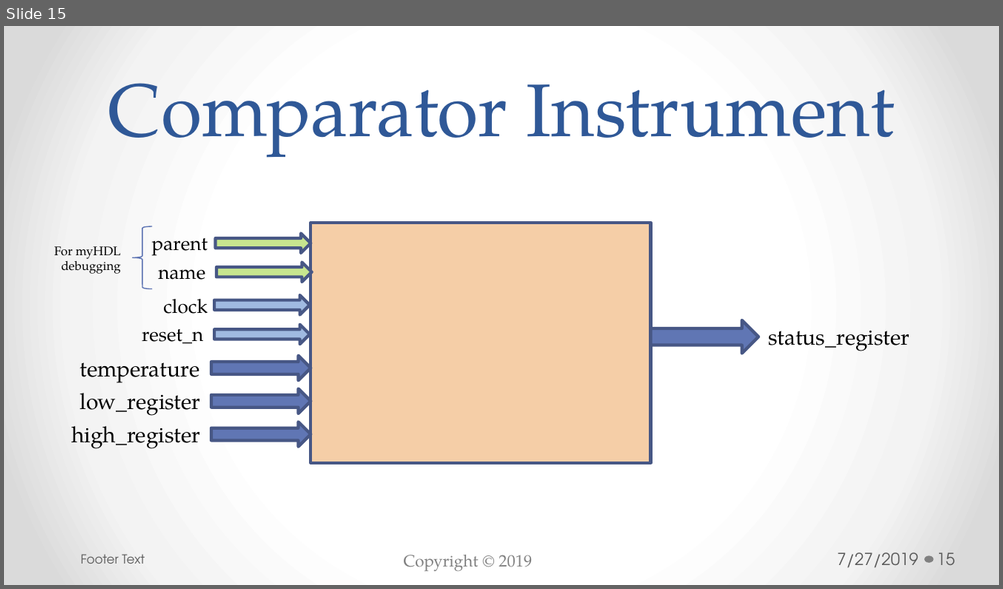
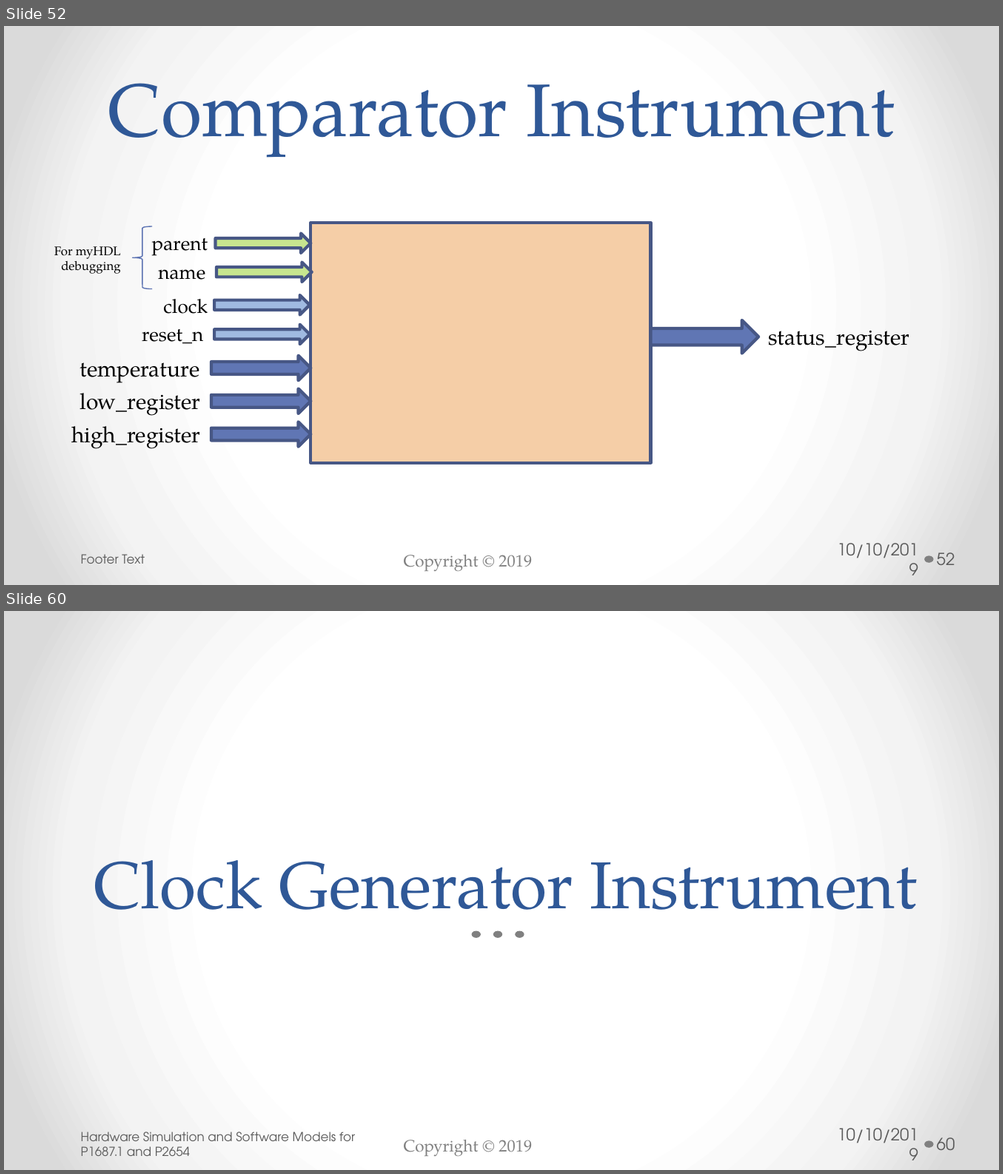
Before and after one commit to bradfordvt/P2654Simulations, a slide deck: docs/HLD.pptx. Shown one above the other, each under a label of ours: slide 15 before the commit, slides 52 and 60 after it; the slides between them are not shown. The pictures are 1003x589 and 1003x1174 pixels, drawn with LibreOffice and Linux fonts; fonts in the diff are those of the drawing; background and template pictures are left out. Boxes give left, top, right and bottom in pixels: in the first picture for what was removed or moved away, otherwise in the second. Text is boxed around its words. In the diff, an @@ line names an element or a change of style, - is before the commit and + after.

Commit message:
Updated HLD document to include latest view of models and architecture.  This second draft is to be shared with the IEEE P2654 team on 14 Oct 2019.

```diff
--- a/docs/HLD.pptx
+++ b/docs/HLD.pptx
@@ slide 60 added at <box>4,611,999,1170</box>, background gradient #FFFFFF to #F4F4F4 to #DADADA; not listed: 2 template elements that a slide beside it also shows @@
@@ title added at <box>94,860,917,934</box>, 48 pt, text #2F5897 @@
+Clock Generator Instrument
@@ ellipse added at <box>472,931,481,938</box>, fill #808080 @@
@@ ellipse added at <box>493,931,502,938</box>, fill #808080 @@
@@ ellipse added at <box>515,931,524,938</box>, fill #808080 @@
@@ text added at <box>81,1132,355,1156</box>, 9 pt, text #595959 @@
+Hardware Simulation and Software Models for P1687.1 and P2654
@@ text added at <box>836,1128,918,1144</box>, 12 pt, text #595959 @@
+10/10/2019
@@ page number added at <box>936,1138,955,1150</box>, 12 pt, text #595959 @@
+60
@@ what was slide 15 is now slide 52 @@
@@ slide 52 changed as well @@
@@ text at <box>836,543,918,559</box>: text changed @@
-7/27/2019
+10/10/2019
@@ page number at <box>936,553,955,565</box>: text changed @@
-15
+52
```
Also in this commit, not shown: 14 other slides changed, 61 other slides added.
